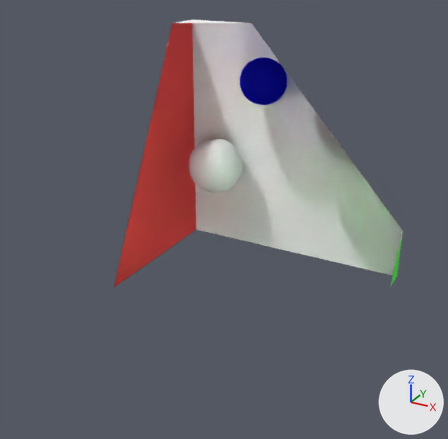
Renders of the OBJ model data/cornell_box2.obj from each side of a commit.
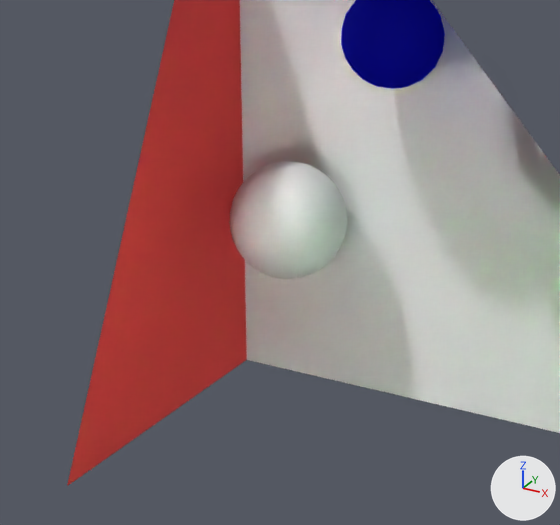
Each version appears first whole from a 50 mm camera at (489.0, -1200.0, 394.0) aimed at (-13.0, -288.0, -62.0), and next in a close-up on the part from 19% to 76% of the width and 15% to 70% of the height. Every picture has the same lights, and +X, +Y and +Z are marked at lower right. Everything nearer to the camera than a plane just in front of the edit is cut away. Where no turn or scale is listed for an object, it has been applied to the vertices.
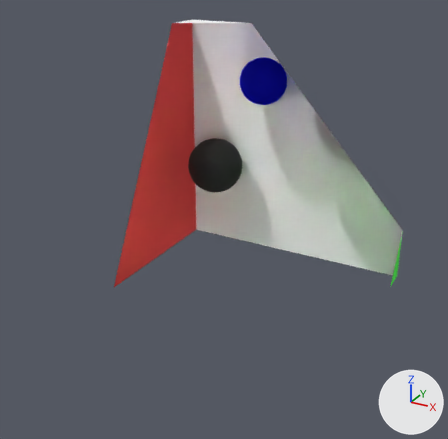
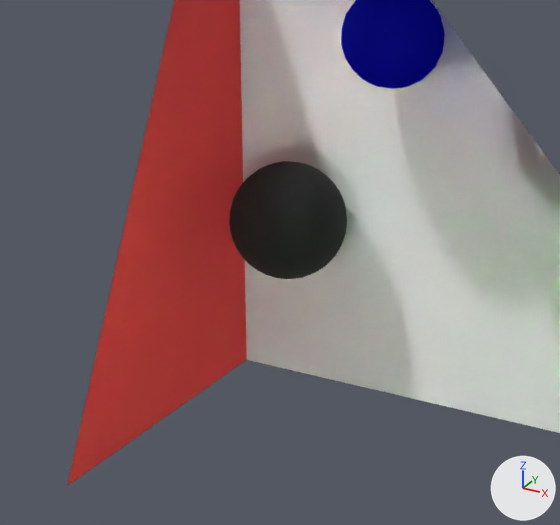
Pixel boxes [x1, y1, x2, y2] of what changed, in the close-ups (560 x 525 px):
```json
{"object": "Sphere001", "change": "recoloured", "before": [229, 161, 347, 279], "after": [229, 161, 347, 279], "on screen": "white to black"}
```

Scene script edits in JSON lines:
```json
{"op": "add", "block": "mat_clear_glass", "code": ["mat_clear_glass = principled_material('clear_glass')", "mat_clear_glass.base_color = (0.01, 0.01, 0.01)  # black #191919", "mat_clear_glass.roughness = 1.0"]}
{"block": "me_sphere001", "where": "me_sphere001.from_pydata(...)  # 482 vertices, 960 faces; spans x -220.0..-100.0, y -120.0..0.0, z -110.0..10.0"}
{"op": "remove", "block": "me_sphere001", "code": "me_sphere001.materials.append(mat_white_lambert)  # white #f9f9f9"}
{"op": "add", "block": "me_sphere001", "code": "me_sphere001.materials.append(mat_clear_glass)  # black #191919"}
```
